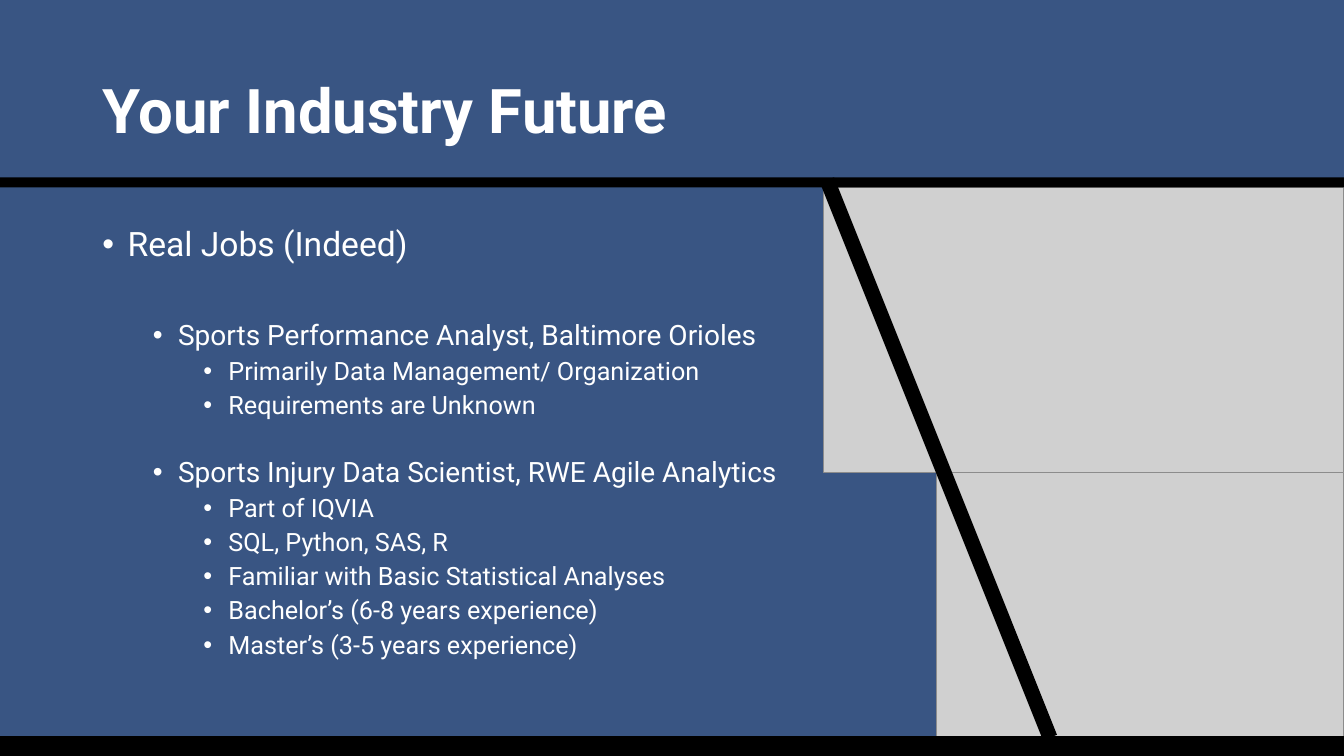
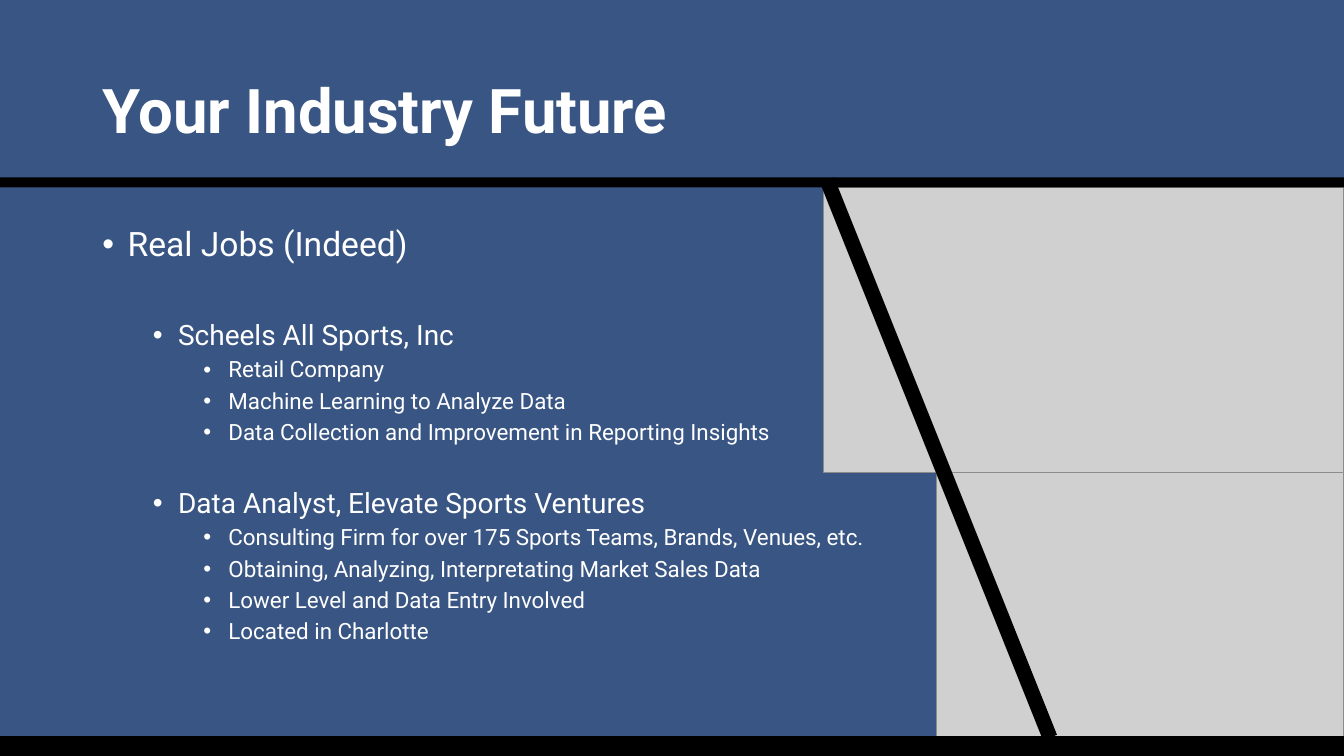
Before and after one commit to SuperMarioGiacomazzo/STOR538_WEBSITE, a slide deck: slide 18 of Slides/Sports Analytics 3/Sports_Analytics_3_Lecture.pptx. Drawn at 1344x756 pixels with LibreOffice and Linux fonts; fonts in the diff are those of the drawing; grey boxes stand for pictures. Boxes give left, top, right and bottom in pixels: in the first picture for what was removed or moved away, otherwise in the second. Text is boxed around its words. In the diff, an @@ line names an element or a change of style, - is before the commit and + after.

```diff
--- a/Slides/Sports Analytics 3/Sports_Analytics_3_Lecture.pptx
+++ b/Slides/Sports Analytics 3/Sports_Analytics_3_Lecture.pptx
@@ text at [178,324,864,639]: text changed; size 18 to 16 pt @@
-  • Sports Performance Analyst, Baltimore Orioles
-    • Primarily Data Management/ Organization
-    • Requirements are Unknown
-  • Sports Injury Data Scientist, RWE Agile Analytics
-    • Part of IQVIA
-    • SQL, Python, SAS, R
-    • Familiar with Basic Statistical Analyses
-    • Bachelor’s (6-8 years experience)
-    • Master’s (3-5 years experience)
+  • Scheels All Sports, Inc
+    • Retail Company
+    • Machine Learning to Analyze Data
+    • Data Collection and Improvement in Reporting Insights
+  • Data Analyst, Elevate Sports Ventures
+    • Consulting Firm for over 175 Sports Teams, Brands, Venues, etc.
+    • Obtaining, Analyzing, Interpretating Market Sales Data
+    • Lower Level and Data Entry Involved
+    • Located in Charlotte
```
Also in this commit, not shown: 5 other slides changed, 3 other files.
